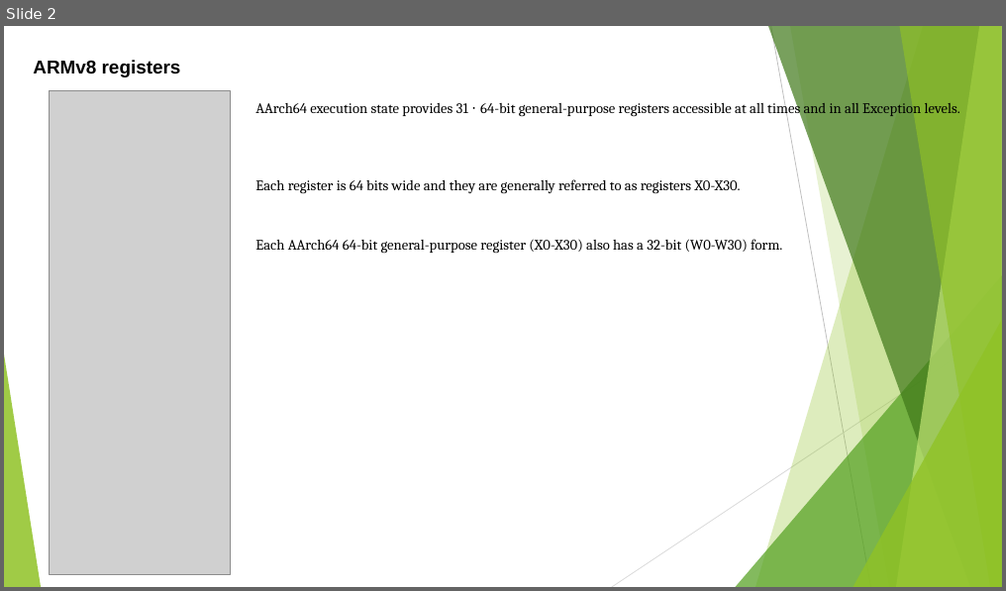
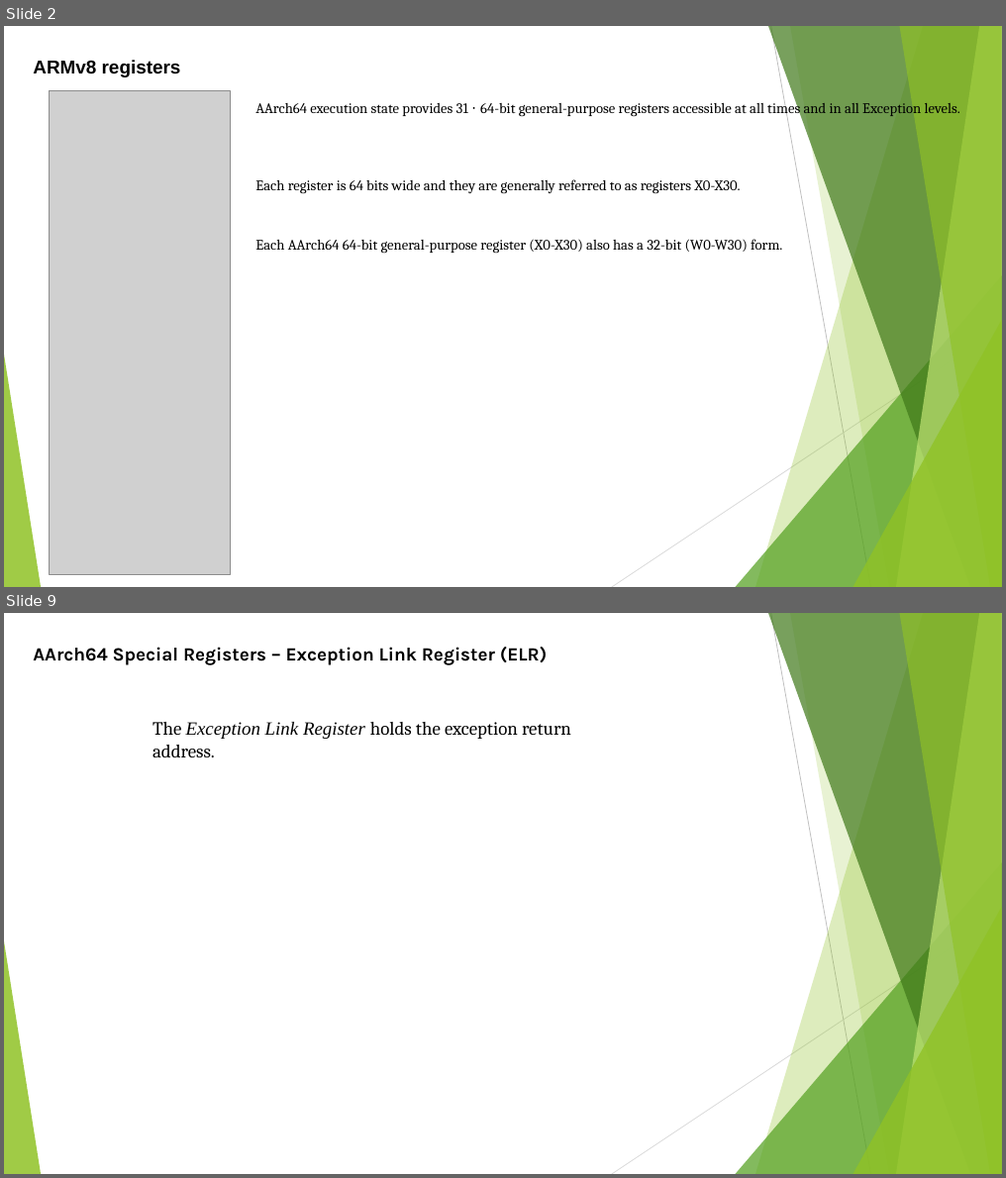
Before and after one commit to softwaresunleashed/ebook_writing, a slide deck: Presentations/ARM_PPTs/Ch4_ARMv8_Registers.pptx. Shown one above the other, each under a label of ours: slide 2 before the commit, slides 2 and 9 after it; the slides between them are not shown. The pictures are 1006x591 and 1006x1178 pixels, drawn with LibreOffice and Linux fonts; fonts in the diff are those of the drawing; grey boxes stand for pictures. Boxes give left, top, right and bottom in pixels: in the first picture for what was removed or moved away, otherwise in the second. Text is boxed around its words. In the diff, an @@ line names an element or a change of style, - is before the commit and + after.

```diff
--- a/Presentations/ARM_PPTs/Ch4_ARMv8_Registers.pptx
+++ b/Presentations/ARM_PPTs/Ch4_ARMv8_Registers.pptx
@@ slide 9 added at box(4, 613, 1002, 1174), background #FFFFFF; not listed: 10 template elements that a slide beside it also shows @@
@@ text added at box(33, 647, 548, 665), 18 pt, text #000000, bold @@
+AArch64 Special Registers – Exception Link Register (ELR)
@@ text added at box(152, 722, 571, 758), 18 pt, text #000000 @@
+The Exception Link Register holds the exception return address.
```
Also in this commit, not shown: 1 slide changed, 14 other slides added, 1 slide removed.
